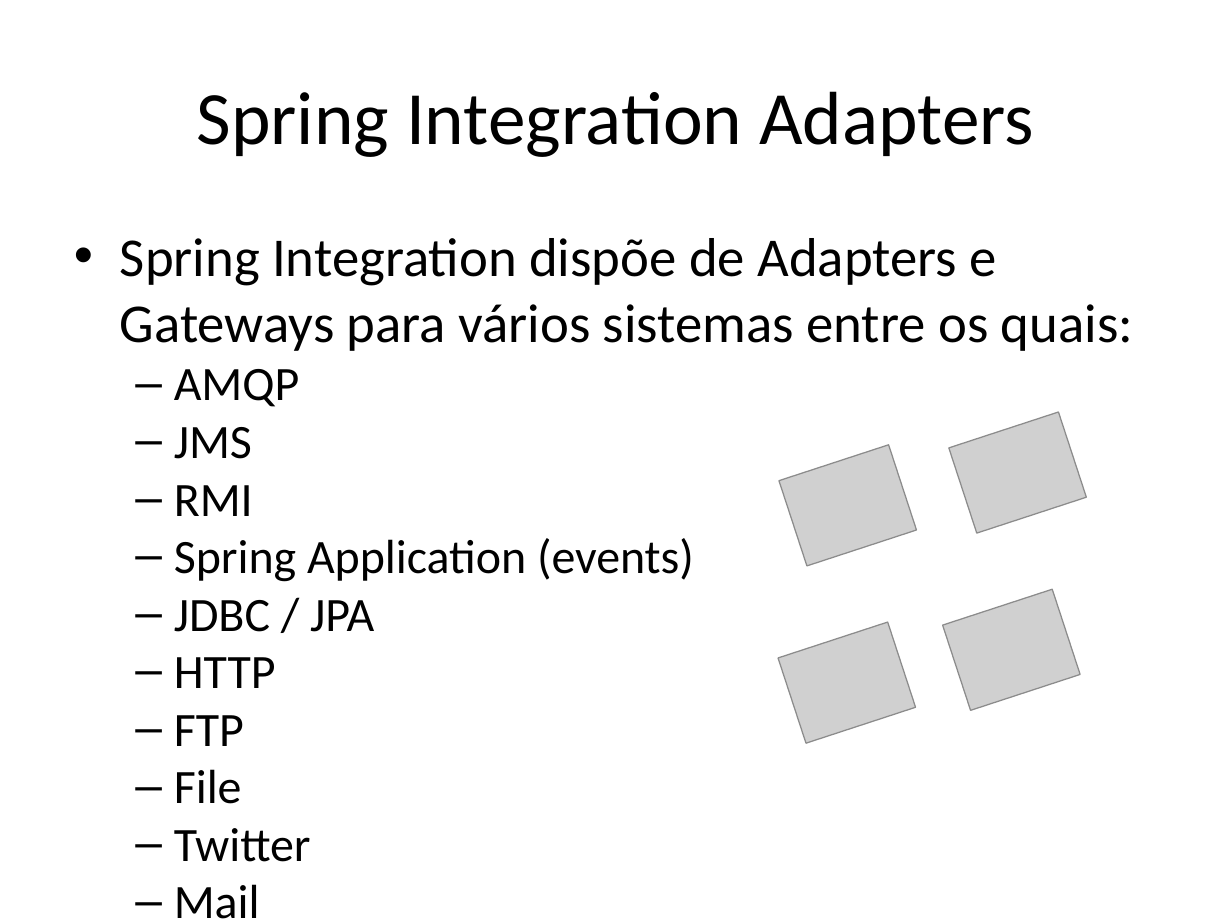
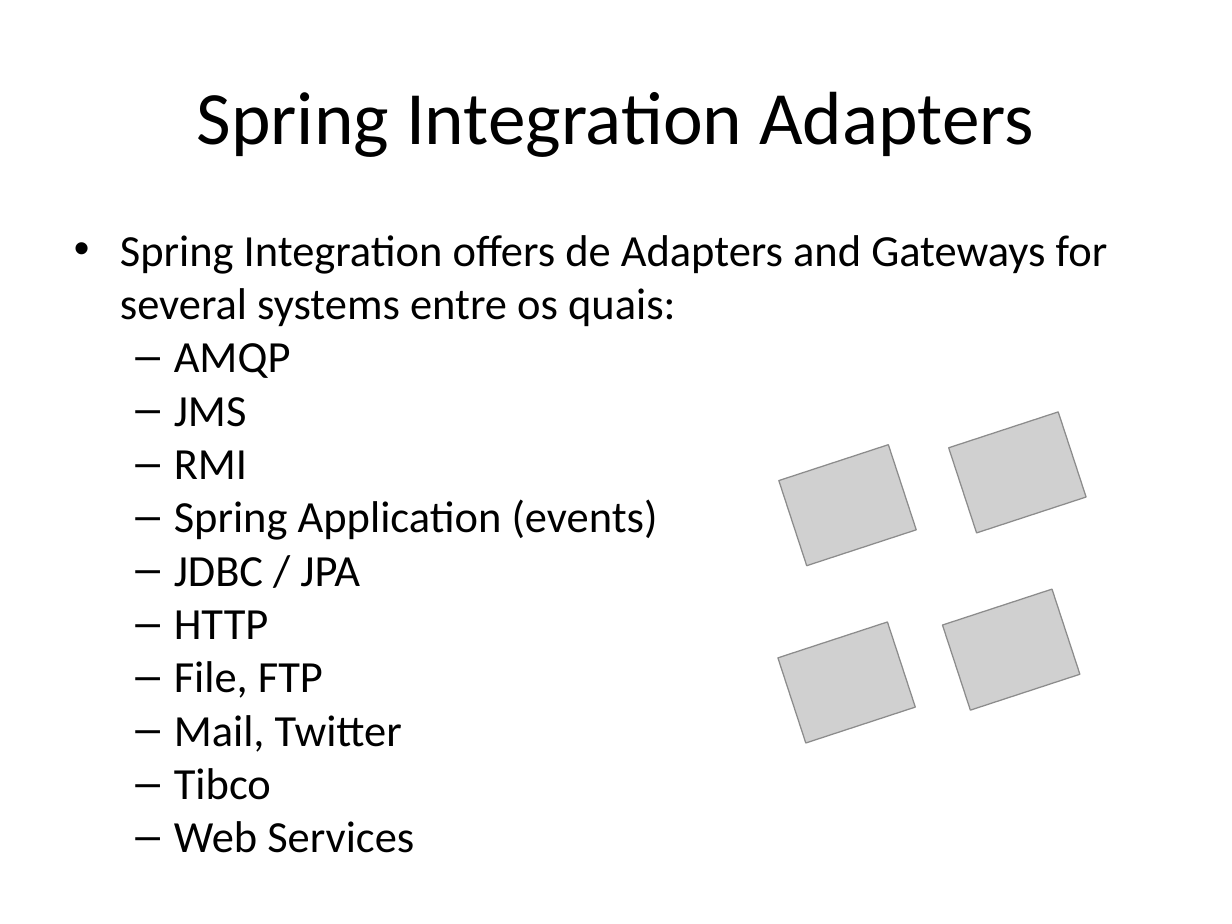
Before and after one commit to Cauliflower1988/cafe-si, a slide deck: slide 15 of src/site/training-resources/Sunset Integration.pptx. Drawn at 1232x924 pixels with LibreOffice and Linux fonts; fonts in the diff are those of the drawing; grey boxes stand for pictures. Boxes give left, top, right and bottom in pixels: in the first picture for what was removed or moved away, otherwise in the second. Text is boxed around its words. In the diff, an @@ line names an element or a change of style, - is before the commit and + after.

```diff
--- a/src/site/training-resources/Sunset Integration.pptx
+++ b/src/site/training-resources/Sunset Integration.pptx
@@ text at (120,235,1108,327): text changed; size 32 to 26 pt @@
-• Spring Integration dispõe de Adapters e Gateways para vários sistemas entre os quais:
+• Spring Integration offers de Adapters and Gateways for several systems entre os quais:
@@ text at (174,343,658,639): size 28 to 26 pt in "AMQP", "JMS", "RMI", "Spring Application (events)" and 3 more places @@
@@ text at (174,661,402,800): text changed; size 28 to 26 pt @@
-  – FTP
-  – File
-  – Twitter
-  – Mail
+  – File, FTP
+  – Mail, Twitter
+  – Tibco
```
Also in this commit, not shown: 12 other slides changed.
